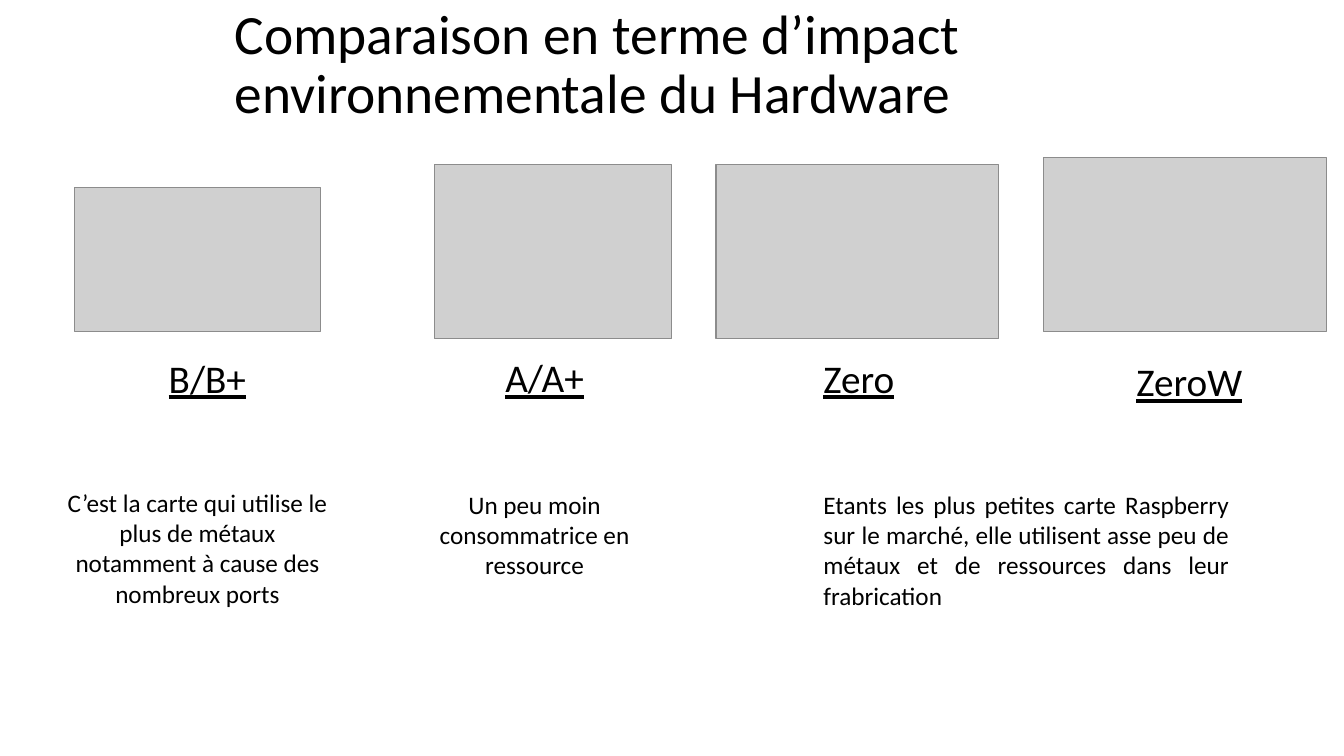
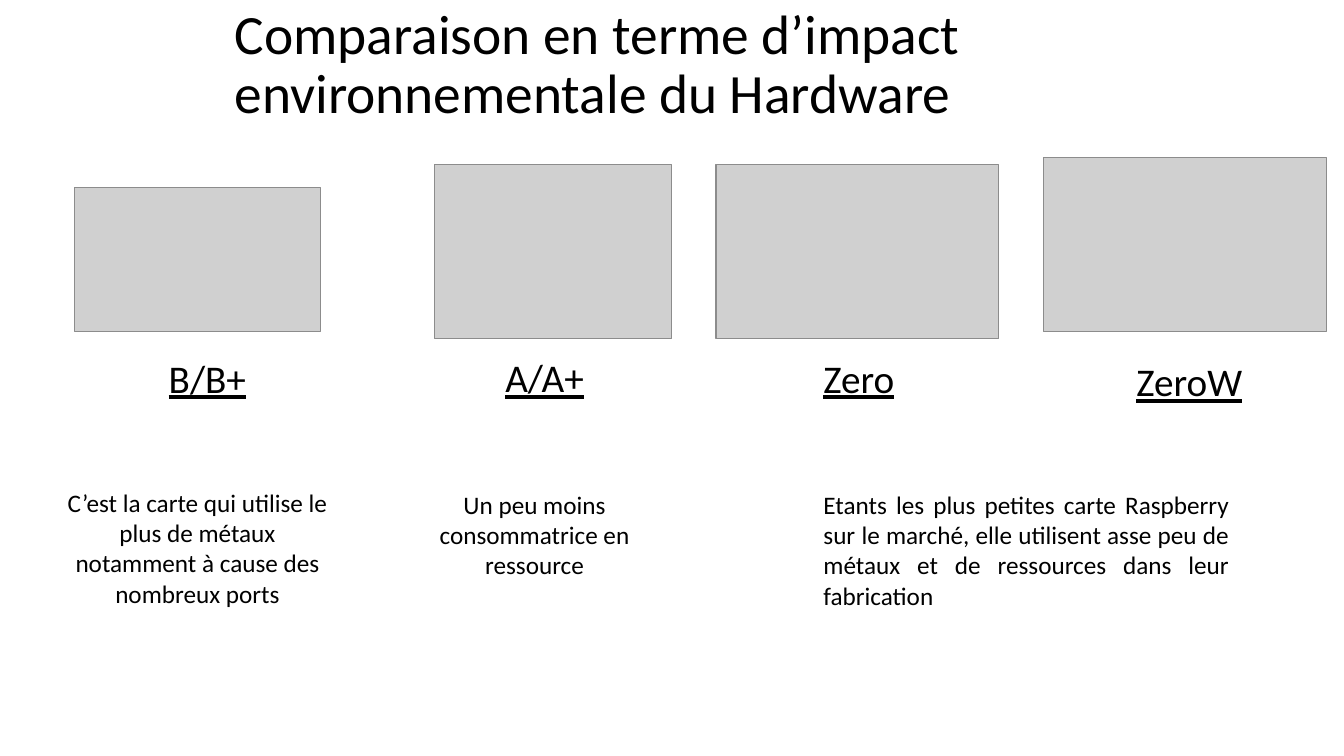
Before and after one commit to OceanStream-X-MiageSorbonne/Boitier, a slide deck: slide 9 of Documentation/Architecture Technique/Choix Hardware.pptx. Drawn at 1344x756 pixels with LibreOffice and Linux fonts; fonts in the diff are those of the drawing; grey boxes stand for pictures; background and template pictures are left out. Boxes give left, top, right and bottom in pixels: in the first picture for what was removed or moved away, otherwise in the second. Text is boxed around its words. In the diff, an @@ line names an element or a change of style, - is before the commit and + after.

```diff
--- a/Documentation/Architecture Technique/Choix Hardware.pptx
+++ b/Documentation/Architecture Technique/Choix Hardware.pptx
@@ text at (x1=440, y1=496, x2=629, y2=575): text changed @@
-Un peu moin consommatrice en ressource
+Un peu moins consommatrice en ressource
@@ text at (x1=823, y1=496, x2=1229, y2=605): text changed @@
-Etants les plus petites carte Raspberry sur le marché, elle utilisent asse peu de métaux et de ressources dans leur frabrication
+Etants les plus petites carte Raspberry sur le marché, elle utilisent asse peu de métaux et de ressources dans leur fabrication
```
Also in this commit, not shown: 7 other slides changed, 1 other file.
